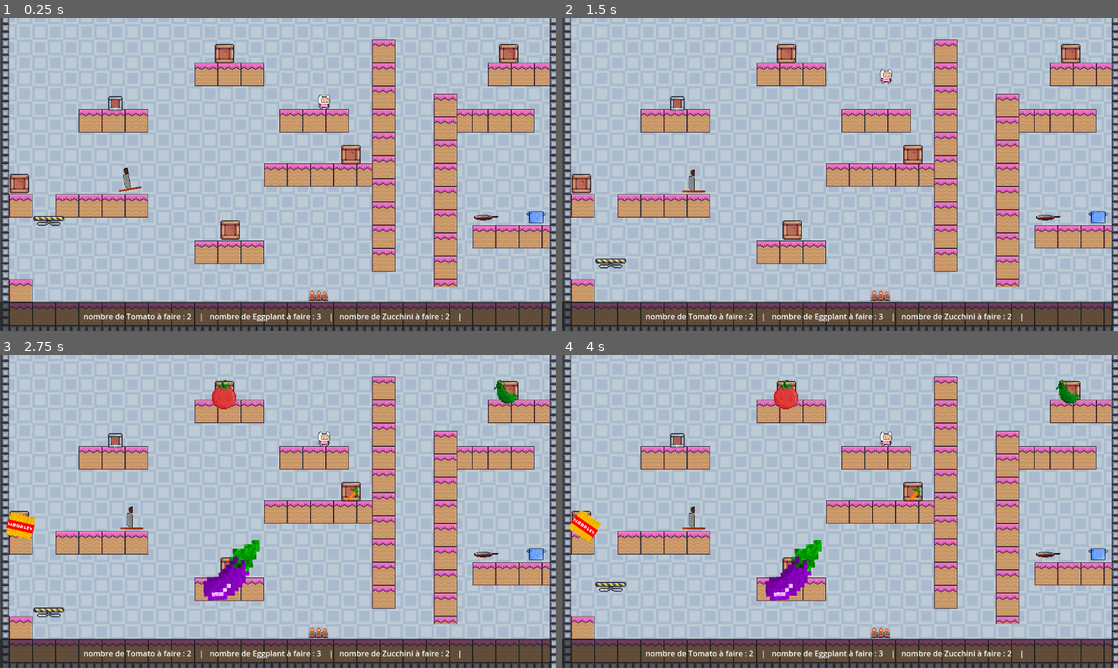
Above: before the commit, frames 1-4 (two rows, left to right).
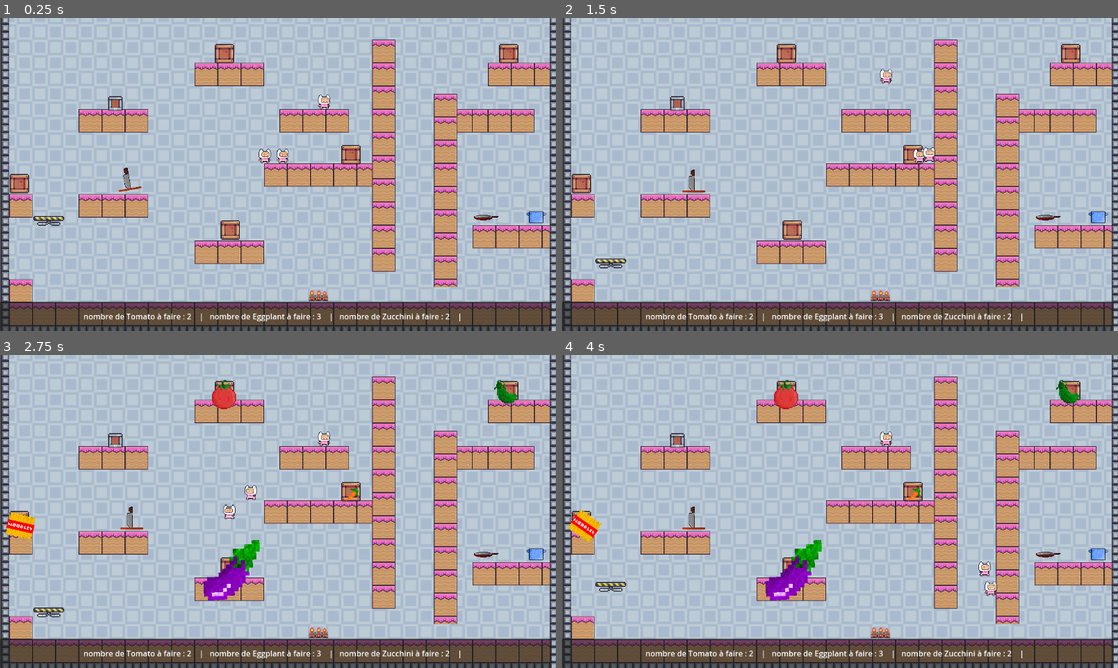
Above: after the commit, the same moments.

Repository: queer-frogs/undercooked
Game: Godot game, scene res://node.tscn
Same seed, same stepped clock (60 frames per second), same inputs: the game is played once before the commit and once after it.
Inputs:
- Up to frame 1 (0.25 s): no input
- Up to frame 2 (1.5 s): hold Right (move_right_1) from 0.53 s (still down); tap Alt (dash_1) at 0.6 s; tap Shift (jump_1) at 0.77 s; tap Q (dash_2) at 1.35 s
- Up to frame 3 (2.75 s): tap Shift (jump_1) at 1.52 s; release Right (move_right_1) at 2.03 s; hold Left (move_left_1) from 2.03 s (still down); tap E (interact_1) at 2.1 s
- Up to frame 4 (4 s): release Left (move_left_1) at 2.78 s; hold Right (move_right_1) from 2.78 s (still down); tap U (interact_2) at 2.85 s; tap Shift (jump_1) at 3.02, 3.77 s; tap Alt (dash_1) at 3.6 s

The runs differ from the first frame. In frame 1, 0.5% of the frame differs, in the area x 10-52%, y 41-64%; in frame 2, 0.5%; in frame 3, 0.5%; in frame 4, 0.5%, in the area x 10-79%, y 56-78%.

Commit message:
summoned the mousse macabre

Diff:
--- a/Ingredient.gd
+++ b/Ingredient.gd
@@ -48,7 +48,12 @@
 		$Sprite.play("choppedEggplant")
 		chopResult = "choppedEggplant"
 		wokResult = "cookedEggplant"
-
+	elif itemType == "Moussaka":
+		$Sprite.play("Moussaka")
+		boilResult = "MousseMacabre"
+		wokResult = "MousseMacabre"
+	elif itemType == "MousseMacabre":
+		$Sprite.play("MousseMacabre")
 	elif itemType == "choppedZucchini":
 		$Sprite.play("choppedZucchini")
 		chopResult = "choppedZucchini"
--- a/ingredient.tscn
+++ b/ingredient.tscn
@@ -1,12 +1,14 @@
-[gd_scene load_steps=69 format=3 uid="uid://dt7wai2rc6o6e"]
+[gd_scene load_steps=73 format=3 uid="uid://dt7wai2rc6o6e"]
 
 [ext_resource type="Script" path="res://Ingredient.gd" id="1_okdlo"]
 [ext_resource type="Texture2D" uid="uid://cm44blmaultpb" path="res://vrais assets/carott.png.png" id="2_lhjd3"]
 [ext_resource type="Texture2D" uid="uid://bmw40u13l6dwp" path="res://assets_temporaires/Items/Fruits/Apple.png" id="2_migk8"]
 [ext_resource type="Texture2D" uid="uid://d33vfdqi7jyur" path="res://assets_temporaires/Items/Fruits/Bananas.png" id="3_4qtkn"]
 [ext_resource type="Texture2D" uid="uid://cwabsu7usk5ps" path="res://vrais assets/eggplant.png" id="3_yeun6"]
+[ext_resource type="Texture2D" uid="uid://ctg61d3woqr4n" path="res://vrais assets/moussaka-1.png.png" id="4_sgjhl"]
 [ext_resource type="Texture2D" uid="uid://drsu36fod77m2" path="res://vrais assets/noodles.png" id="4_tmtrm"]
 [ext_resource type="Texture2D" uid="uid://b7a11ihhouwye" path="res://vrais assets/tomato-1.png.png" id="5_arc4r"]
+[ext_resource type="Texture2D" uid="uid://stgh7xxrmf37" path="res://vrais assets/mousse macabre-1.png.png" id="5_y82f8"]
 [ext_resource type="Texture2D" uid="uid://bwl7ab0ti8t3l" path="res://vrais assets/zucchini.png" id="6_vdhtt"]
 [ext_resource type="Texture2D" uid="uid://dfuhwhlab3ml7" path="res://vrais assets/zuchini chopped-1.png(1).png" id="9_wr77e"]
 [ext_resource type="Texture2D" uid="uid://chcj1vjvdarsq" path="res://vrais assets/eggplant chopped-1.png(2).png" id="10_1xrvf"]
@@ -29,6 +31,14 @@
 atlas = ExtResource("3_yeun6")
 region = Rect2(0, 0, 64, 64)
 
+[sub_resource type="AtlasTexture" id="AtlasTexture_88m60"]
+atlas = ExtResource("4_sgjhl")
+region = Rect2(0, 0, 32, 32)
+
+[sub_resource type="AtlasTexture" id="AtlasTexture_mjqu6"]
+atlas = ExtResource("5_y82f8")
+region = Rect2(0, 0, 32, 32)
+
 [sub_resource type="AtlasTexture" id="AtlasTexture_maaj8"]
 atlas = ExtResource("4_tmtrm")
 region = Rect2(0, 0, 32, 32)
@@ -229,6 +239,22 @@
 }],
 "loop": true,
 "name": &"Eggplant",
+"speed": 5.0
+}, {
+"frames": [{
+"duration": 1.0,
+"texture": SubResource("AtlasTexture_88m60")
+}],
+"loop": true,
+"name": &"Moussaka",
+"speed": 5.0
+}, {
+"frames": [{
+"duration": 1.0,
+"texture": SubResource("AtlasTexture_mjqu6")
+}],
+"loop": true,
+"name": &"MousseMacabre",
 "speed": 5.0
 }, {
 "frames": [{
@@ -455,7 +481,7 @@
 texture_filter = 1
 scale = Vector2(2, 2)
 sprite_frames = SubResource("SpriteFrames_p6m21")
-animation = &"cookedEggplant"
+animation = &"MousseMacabre"
 
 [node name="PickArea" type="Area2D" parent="."]
 collision_layer = 2
--- a/node.tscn
+++ b/node.tscn
@@ -501,7 +501,7 @@
 position = Vector2(3, -3)
 tile_set = SubResource("TileSet_pw2rv")
 format = 2
-layer_0/tile_data = PackedInt32Array(196679, 786432, 4, 2622 …(5959 unchanged characters)… , 524288, 9, 1638403, 524288, 10, 1507335, 393216, 8, 1572871, 393216, 9, 1638407, 393216, 10, 1507336, 458752, 8, 1572872, 458752, 9, 1638408, 458752, 10, 1507337, 524288, 8, 1572873, 524288, 9, 1638409, 524288, 10, 1507338, 393216, 8, 1572874, 393216, 9, 163841 …(11637 unchanged characters)…
+layer_0/tile_data = PackedInt32Array(196679, 786432, 4, 2622 …(5959 unchanged characters)… , 524288, 9, 1638403, 524288, 10, 1507338, 393216, 8, 1572874, 393216, 9, 163841 …(11637 unchanged characters)…
 
 [node name="Moving Platform" type="AnimatableBody2D" parent="."]
 position = Vector2(90, 385)
@@ -565,7 +565,7 @@
 autoplay = true
 
 [node name="Character1" parent="." instance=ExtResource("3_2jxds")]
-position = Vector2(-29, 7)
+position = Vector2(392, -54)
 
 [node name="Game_manager" type="Node" parent="."]
 script = ExtResource("10_worv4")
@@ -605,7 +605,7 @@
 interact = "interact_2"
 
 [node name="Character3" parent="." instance=ExtResource("3_2jxds")]
-position = Vector2(-29, 7)
+position = Vector2(393, -52)
 
 [node name="Plating" parent="." instance=ExtResource("9_f1m3c")]
 position = Vector2(669, 580)
Binary file added: vrais assets/moussaka-1.png.png
Not shown, added: vrais assets/moussaka-1.png.png.import
Binary file added: vrais assets/mousse macabre-1.png.png
Not shown, added: vrais assets/mousse macabre-1.png.png.import
